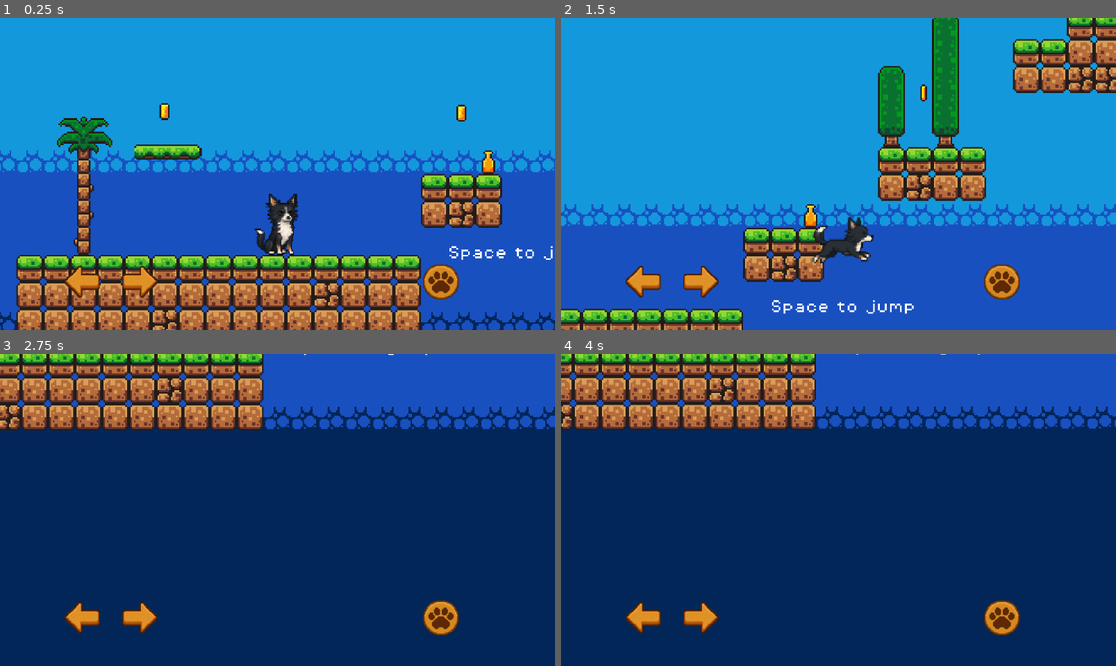
Above: before the commit, frames 1-4 (two rows, left to right).
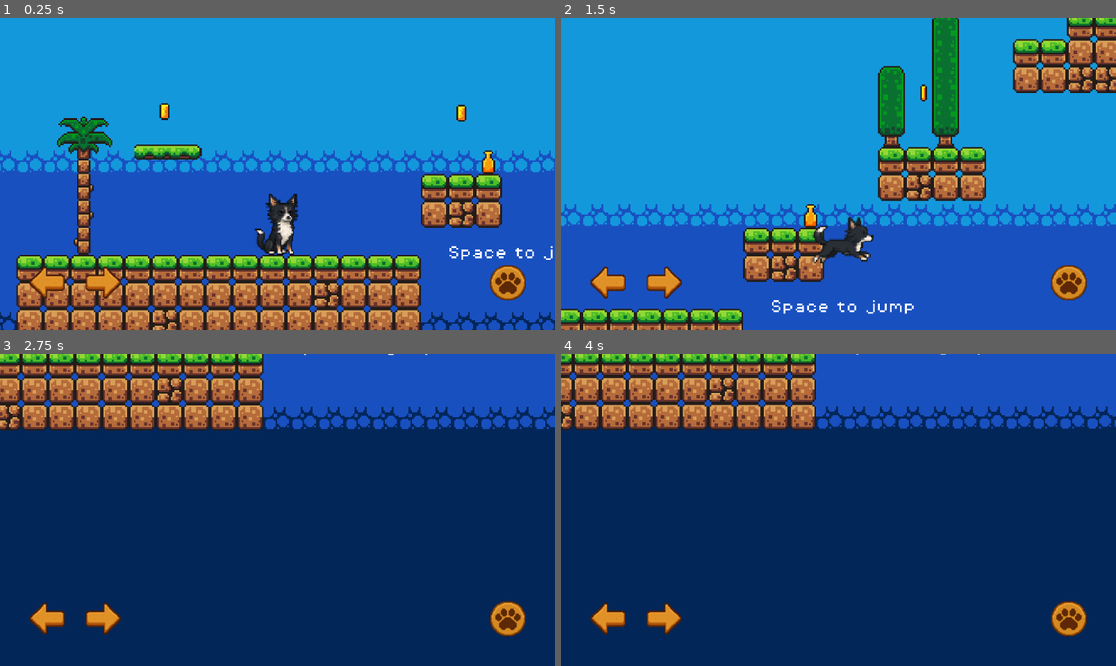
Above: after the commit, the same moments.

Repository: jvieirar/godot-basic-tuto
Game: Godot game, scene res://scenes/game.tscn
Two runs of this game, one before a commit and one after it. Both use one fixed random seed, a clock stepped at 60 frames per second and the inputs below.
Inputs (mouse positions are in pixels of both pictures, inside the frame that each line leads up to):
- Up to frame 1 (0.25 s): no input
- Up to frame 2 (1.5 s): move the mouse to (960, 158) at 0.52 s; hold Right (move_right) 0.53-1.25 s; tap Space (jump) at 0.6, 0.77, 1.07 s; click (960, 158) at 0.67 s; drag from (727, 189) to (960, 127) at 1.27 s
- Up to frame 3 (2.75 s): move the mouse to (333, 441) at 2.02 s; hold Left (move_left) from 2.03 s (still down); tap Space (jump) at 2.1 s
- Up to frame 4 (4 s): release Left (move_left) at 2.75 s; drag from (810, 572) to (672, 463) at 2.77 s; move the mouse to (1005, 556) at 3.52 s; hold Right (move_right) from 3.53 s (still down); tap Space (jump) at 3.6, 3.77 s

The runs differ from the first frame. In frame 1, 2.5% of the frame differs, in the area x 5-95%, y 78-91%; in frame 2, 2.5%; in frame 3, 2.5%; in frame 4, 2.5%.

Commit message:
touch controls relative to view

Diff:
--- a/scenes/touch_controls.tscn
+++ b/scenes/touch_controls.tscn
@@ -1,10 +1,12 @@
-[gd_scene load_steps=4 format=3 uid="uid://ocadb3abtapj"]
+[gd_scene load_steps=5 format=3 uid="uid://ocadb3abtapj"]
 
 [ext_resource type="Texture2D" uid="uid://bxfb800nf40s2" path="res://assents/sprites/arrow_left.png" id="1_6e4pk"]
+[ext_resource type="Script" uid="uid://ilpddrvgl05" path="res://scripts/touch_controls.gd" id="1_notdv"]
 [ext_resource type="Texture2D" uid="uid://cgx1q0y5grekk" path="res://assents/sprites/arrow_right.png" id="2_notdv"]
 [ext_resource type="Texture2D" uid="uid://b3hrrp762g74" path="res://assents/sprites/jump_icon.png" id="3_c1tq5"]
 
 [node name="TouchControls" type="CanvasLayer"]
+script = ExtResource("1_notdv")
 
 [node name="ButtonLeft" type="TouchScreenButton" parent="."]
 position = Vector2(123, 500)
--- /dev/null
+++ b/scripts/touch_controls.gd
@@ -0,0 +1,30 @@
+extends CanvasLayer
+
+@onready var touch_controls: CanvasLayer = $"."
+@onready var button_left: TouchScreenButton = $ButtonLeft
+@onready var button_right: TouchScreenButton = $ButtonRight
+@onready var button_jump: TouchScreenButton = $ButtonJump
+
+func _ready():
+	# Position buttons relative to screen edges
+	position_buttons()
+	# Connect to window resize signal to reposition buttons when screen size changes
+	get_tree().root.size_changed.connect(position_buttons)
+
+func position_buttons():
+	var viewport_size = get_viewport().size
+
+	# Position left button at bottom left with padding
+	button_left.position = Vector2(50, viewport_size.y - button_left.texture_normal.get_height() - 50)
+
+	# Position right button next to left button
+	button_right.position = Vector2(
+		button_left.position.x + button_left.texture_normal.get_width() + 20,
+		button_left.position.y
+	)
+
+	# Position jump button at bottom right with padding
+	button_jump.position = Vector2(
+		viewport_size.x - button_jump.texture_normal.get_width() - 50,
+		viewport_size.y - button_jump.texture_normal.get_height() - 50
+	)
Not shown, added: scripts/touch_controls.gd.uid
